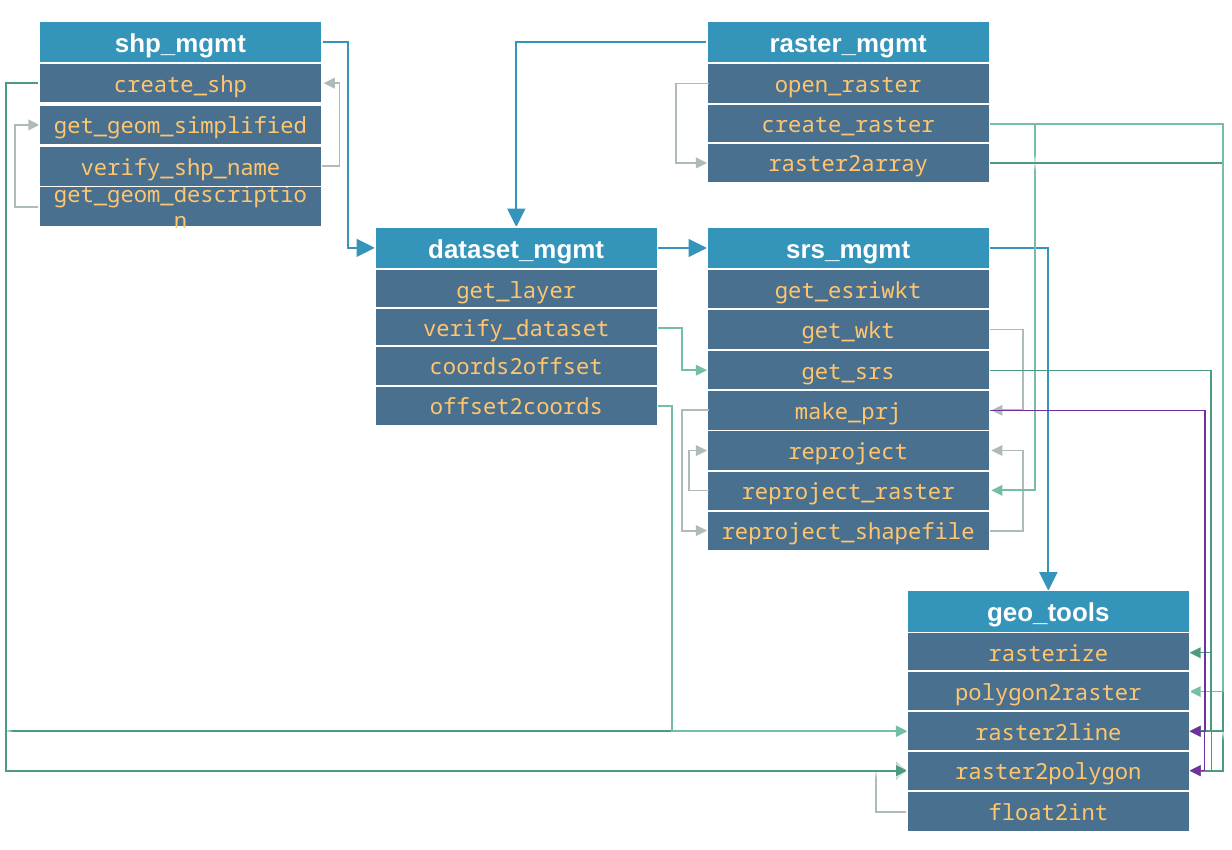
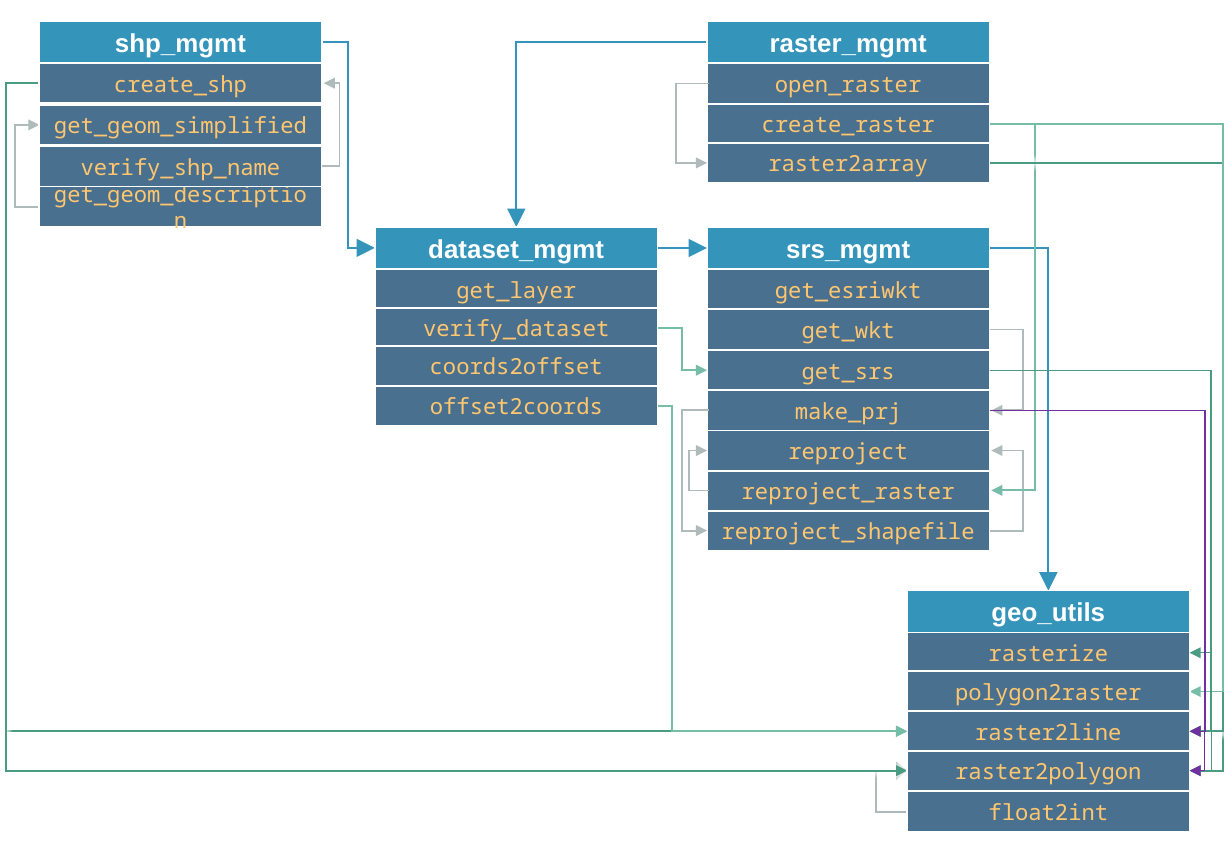
Before and after one commit to hydro-informatics/geo-utils, a slide deck: slide 1 of graphs/geo-utils-uml.pptx. Drawn at 1232x850 pixels with LibreOffice and Linux fonts; fonts in the diff are those of the drawing. Boxes give left, top, right and bottom in pixels: in the first picture for what was removed or moved away, otherwise in the second. Text is boxed around its words. In the diff, an @@ line names an element or a change of style, - is before the commit and + after.

```diff
--- a/graphs/geo-utils-uml.pptx
+++ b/graphs/geo-utils-uml.pptx
@@ text in rectangle at bbox=[991, 602, 1105, 627]: text changed @@
-geo_tools
+geo_utils
```
Also in this commit, not shown: 3 other files.
